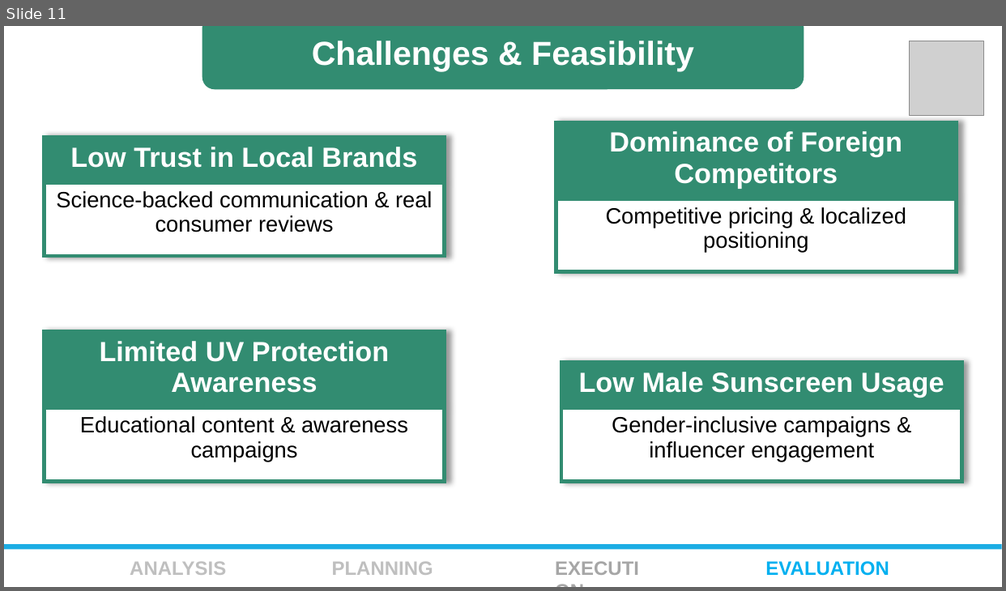
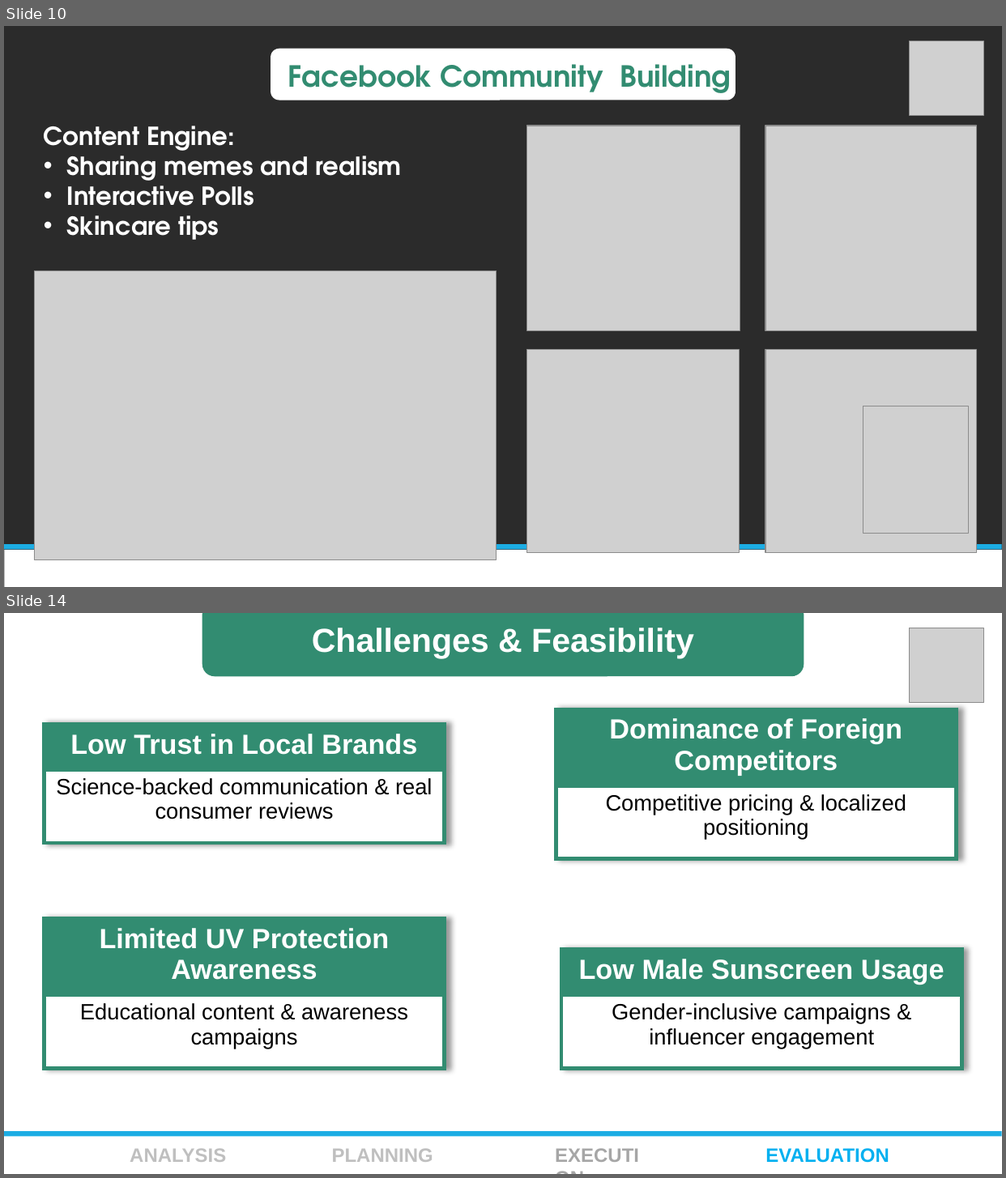
Before and after one commit to shohan12727/Business-Case, a slide deck: SkinCafeSunFunday/Skin-Cafe-Solution.pptx. Shown one above the other, each under a label of ours: slide 11 before the commit, slides 10 and 14 after it; the slides between them are not shown. The pictures are 1006x591 and 1006x1178 pixels, drawn with LibreOffice and Linux fonts; fonts in the diff are those of the drawing; grey boxes stand for pictures; background and template pictures are left out; a plain dark background stands for a picture behind light text. Boxes give left, top, right and bottom in pixels: in the first picture for what was removed or moved away, otherwise in the second. Text is boxed around its words. In the diff, an @@ line names an element or a change of style, - is before the commit and + after.

```diff
--- a/SkinCafeSunFunday/Skin-Cafe-Solution.pptx
+++ b/SkinCafeSunFunday/Skin-Cafe-Solution.pptx
@@ slide 10 added at (4,26,1002,587), background picture (left out); not listed: 1 template element that a slide beside it also shows @@
@@ rounded rectangle added at (270,49,735,101), fill #FFFFFF @@
@@ picture added at (909,41,983,116) @@
@@ text added at (288,64,731,93), 21 pt, text #328B71, bold @@
+Facebook Community Building
@@ text added at (44,126,402,240), 18 pt, text #FFFFFF, bold @@
+Content Engine:
+• Sharing memes and realism
+• Interactive Polls
+• Skincare tips
@@ picture added at (527,126,739,331) @@
@@ picture added at (765,126,976,331) @@
@@ picture added at (34,271,496,561) @@
@@ picture added at (527,350,739,552) @@
@@ picture added at (765,350,976,552) @@
@@ picture added at (863,406,969,533) @@
@@ rectangle added at (4,550,1002,587), fill #FFFFFF @@
@@ what was slide 11 is now slide 14 @@
```
Also in this commit, not shown: 4 slides changed, 4 other slides added, 2 slides removed, 4 other files.
